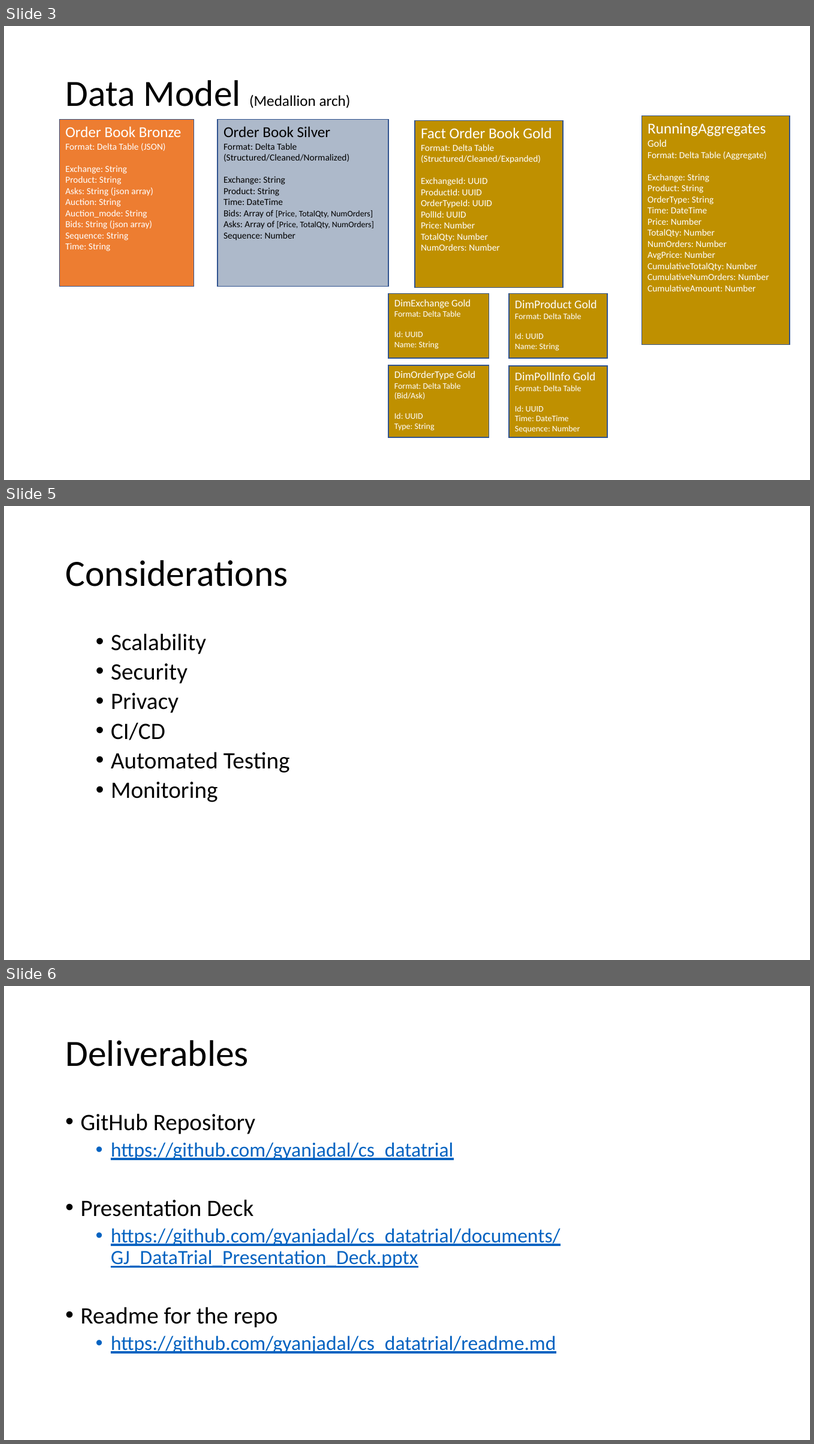
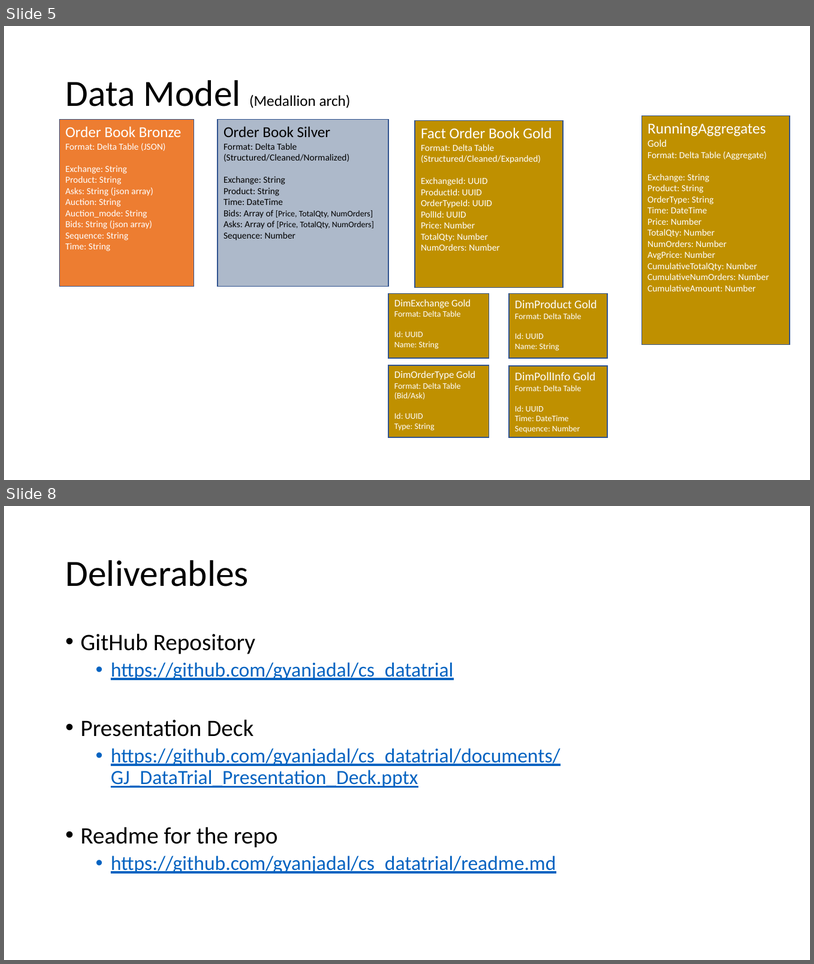
Before and after one commit to gyanjadal/cs_datatrial, a slide deck: documents/GJ_DataTrial_Presentation_Deck.pptx. Shown one above the other, each under a label of ours: slides 3, 5 and 6 before the commit, slides 5 and 8 after it; the slides between them are not shown. The pictures are 814x1444 and 814x964 pixels, drawn with LibreOffice and Linux fonts; fonts in the diff are those of the drawing. Boxes give left, top, right and bottom in pixels: in the first picture for what was removed or moved away, otherwise in the second. Text is boxed around its words. In the diff, an @@ line names an element or a change of style, - is before the commit and + after.

```diff
--- a/documents/GJ_DataTrial_Presentation_Deck.pptx
+++ b/documents/GJ_DataTrial_Presentation_Deck.pptx
@@ slide 5 removed at (4, 506, 810, 960), background #FFFFFF @@
@@ title removed at (65, 560, 288, 586) @@
-Considerations
@@ text removed at (111, 633, 290, 802) @@
-  • Scalability
-  • Security
-  • Privacy
-  • CI/CD
-  • Automated Testing
-  • Monitoring
@@ what was slide 3 is now slide 5 @@
@@ what was slide 6 is now slide 8 @@
```
Also in this commit, not shown: 2 slides changed, 3 slides added.
